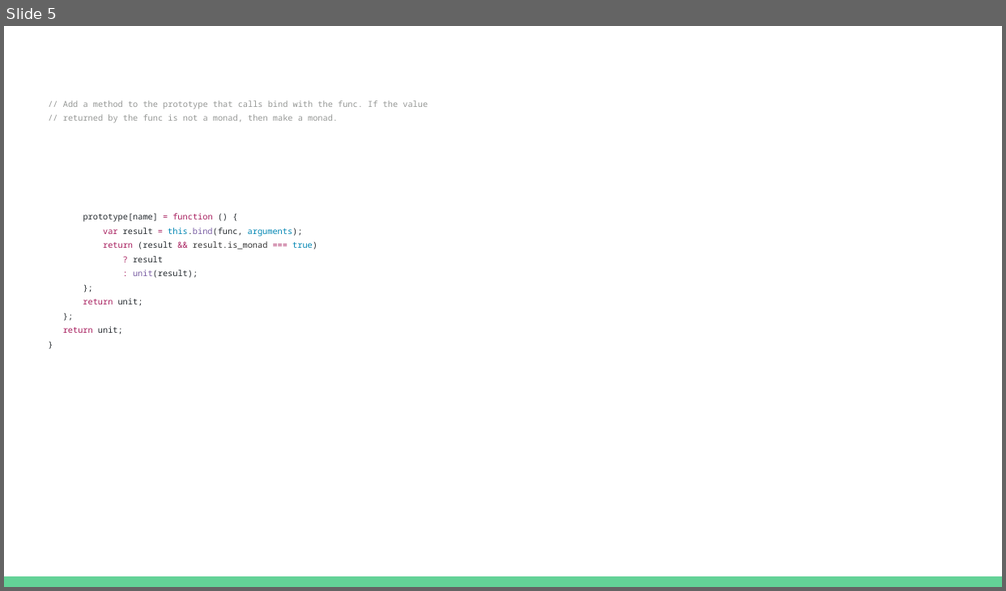
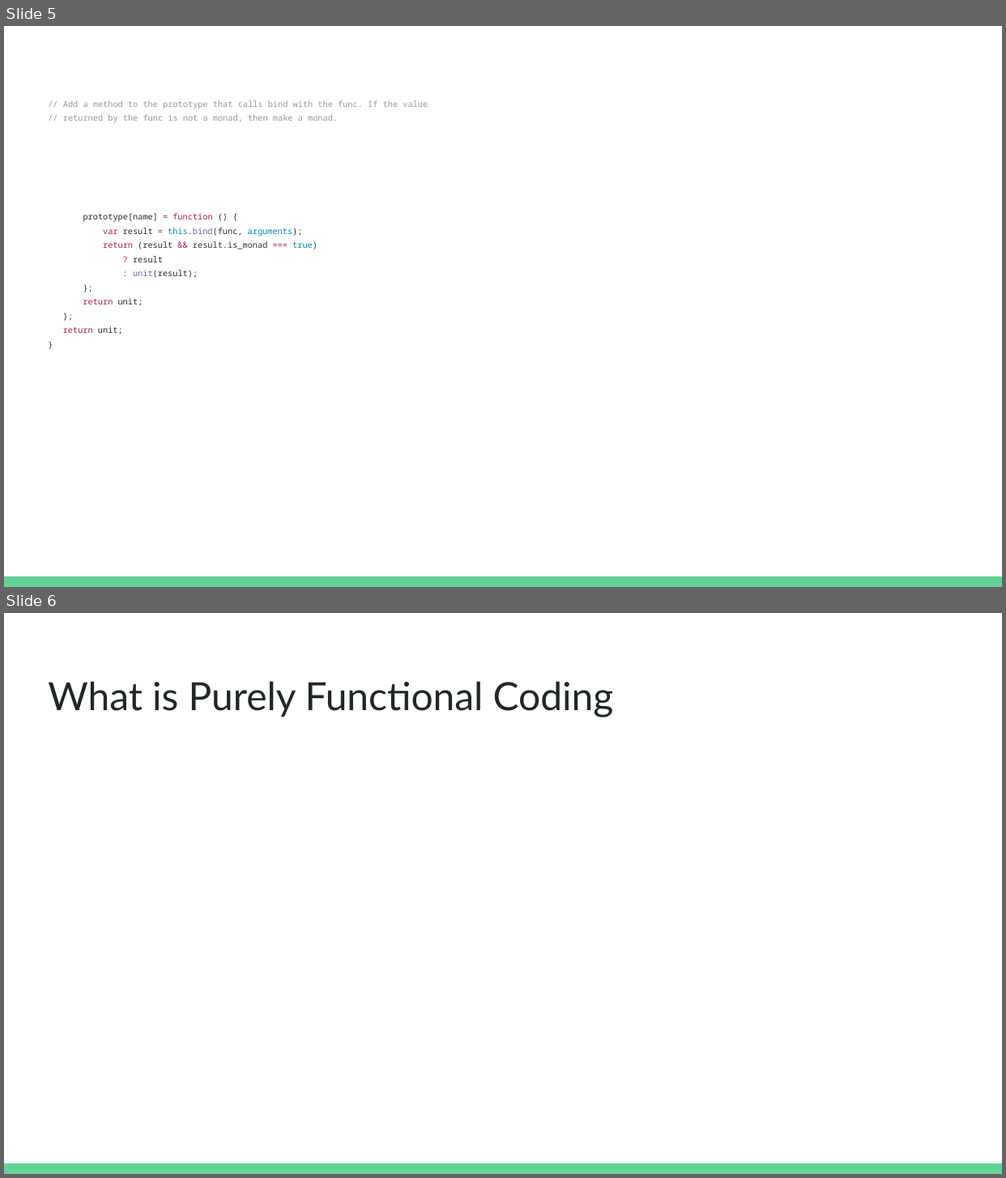
Before and after one commit to seanwestfall/purescript_presentation, a slide deck: PureScript- JS.la presentation.pptx. Shown one above the other, each under a label of ours: slide 5 before the commit, slides 5 and 6 after it. The pictures are 1006x591 and 1006x1178 pixels, drawn with LibreOffice and Linux fonts; fonts in the diff are those of the drawing. Boxes give left, top, right and bottom in pixels: in the first picture for what was removed or moved away, otherwise in the second. Text is boxed around its words. In the diff, an @@ line names an element or a change of style, - is before the commit and + after.

Commit message:
Update to Presentation pptx

```diff
--- a/PureScript- JS.la presentation.pptx
+++ b/PureScript- JS.la presentation.pptx
@@ slide 6 added at [4, 613, 1002, 1174], background #FFFFFF; not listed: 1 template element that a slide beside it also shows @@
@@ title added at [48, 681, 614, 717], 28 pt, text #202729 @@
+What is Purely Functional Coding
```
Also in this commit, not shown: 5 other slides added.
